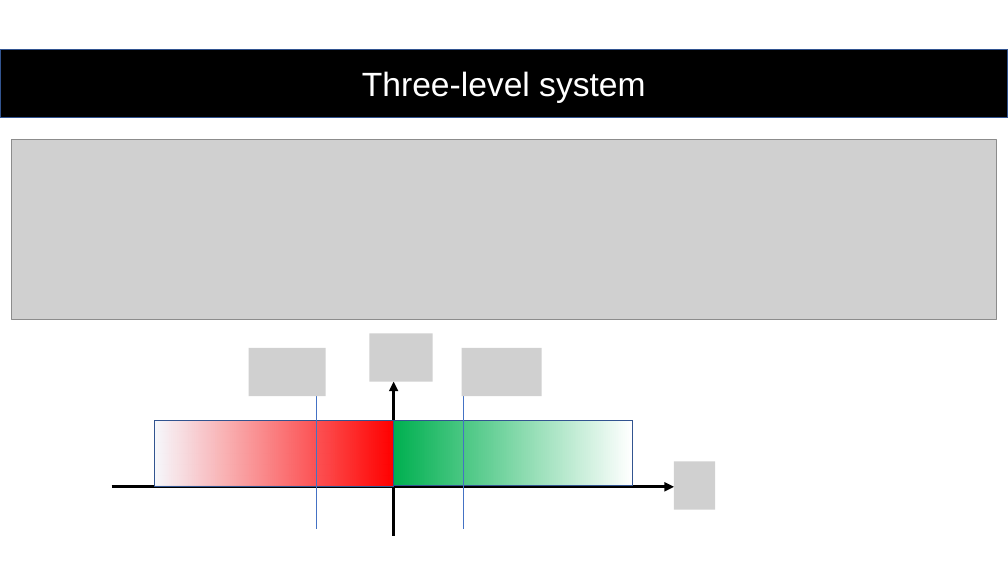
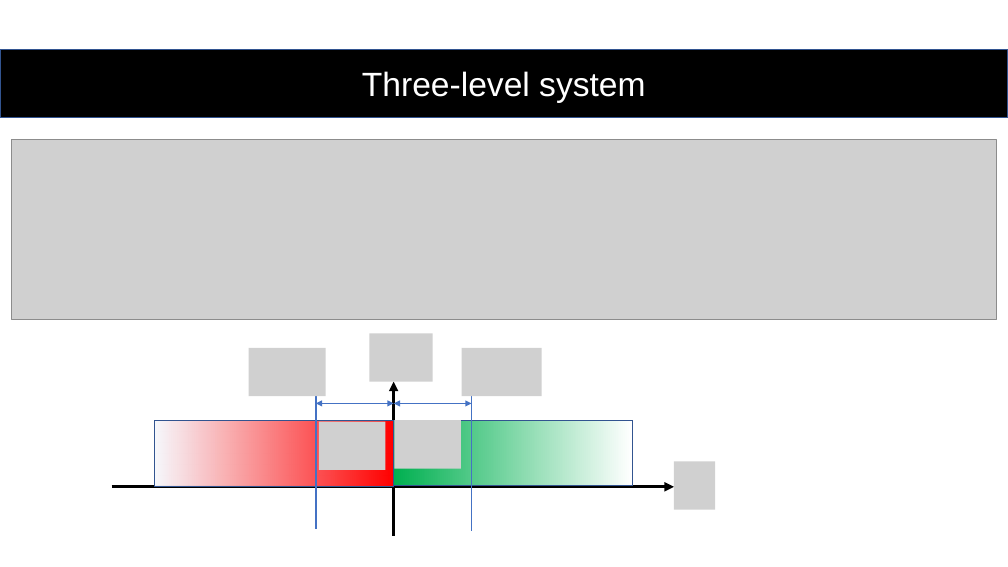
Before and after one commit to youjieyu888/circular-waveguide, a slide deck: slide 10 of Jieyu You.pptx. Drawn at 1008x567 pixels with LibreOffice and Linux fonts; fonts in the diff are those of the drawing; grey boxes stand for pictures. Boxes give left, top, right and bottom in pixels: in the first picture for what was removed or moved away, otherwise in the second. Text is boxed around its words. In the diff, an @@ line names an element or a change of style, - is before the commit and + after.

```diff
--- a/Jieyu You.pptx
+++ b/Jieyu You.pptx
@@ line (316, 389) - (316, 529): stroke #4472C4 0.5 pt to #4472C4 1.5 pt @@
@@ double arrow added from (316, 404) to (394, 404), #4472C4 0.5 pt @@
@@ double arrow added from (394, 404) to (472, 404), #4472C4 0.5 pt @@
@@ line moved from (464, 389) - (464, 529) to (472, 392) - (472, 532) @@
@@ line (472, 392) - (472, 532): stroke #4472C4 0.5 pt to #4472C4 1.5 pt @@
@@ picture added at bbox=[319, 422, 386, 470] @@
@@ picture added at bbox=[395, 420, 461, 469] @@
```
Also in this commit, not shown: 5 other slides changed, 3 slides added, 1 slide removed, 4 other files.
